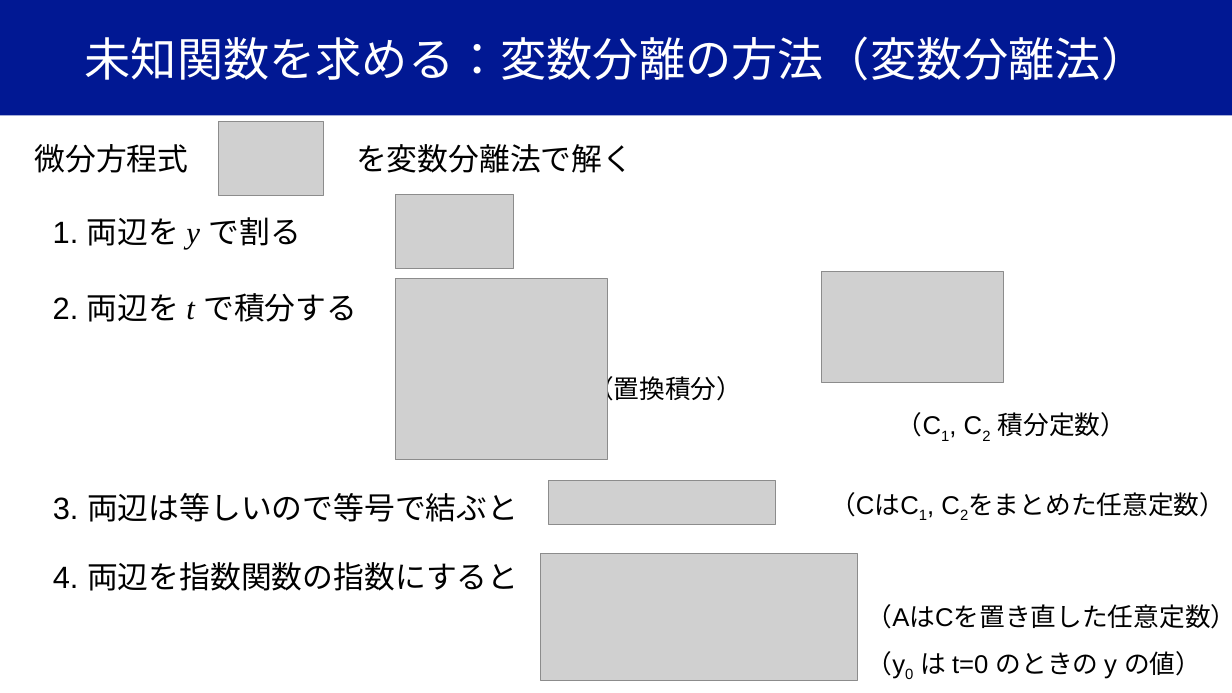
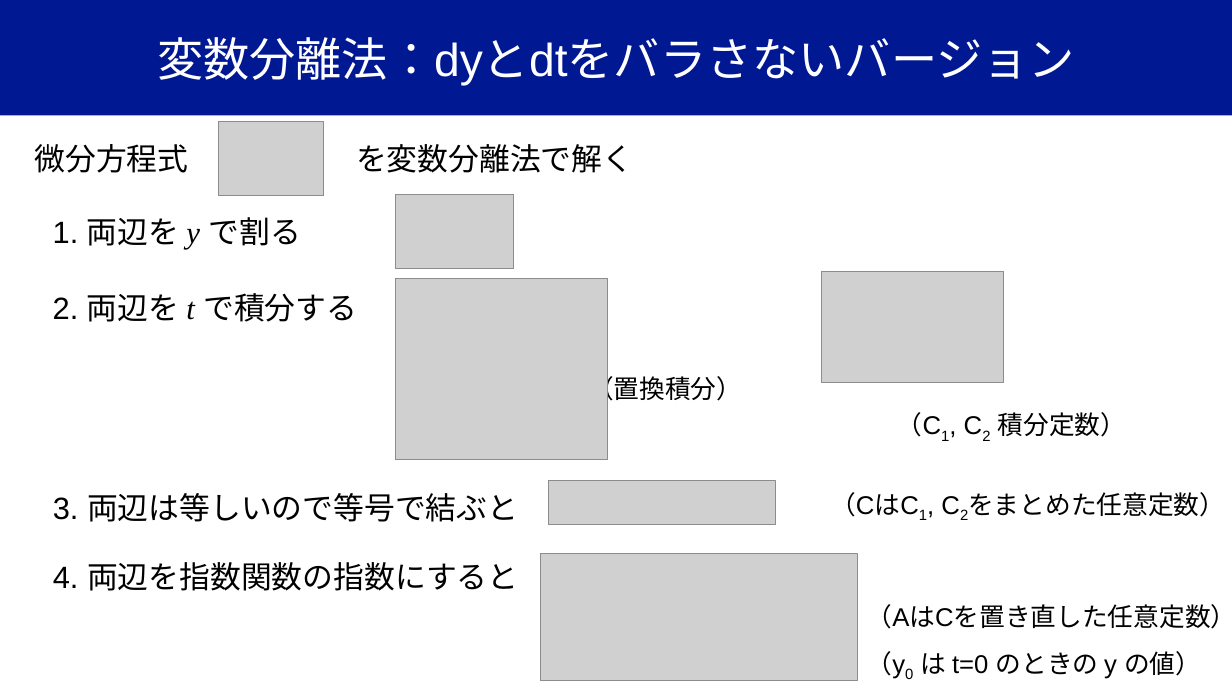
Before and after one commit to YugiLab/Lectures, a slide deck: slide 26 of DS2_2026/Day1/yugi_lecture1_ode.pptx (slide 15 before the commit). Drawn at 1232x693 pixels with LibreOffice and Linux fonts; fonts in the diff are those of the drawing; grey boxes stand for pictures. Boxes give left, top, right and bottom in pixels: in the first picture for what was removed or moved away, otherwise in the second. Text is boxed around its words. In the diff, an @@ line names an element or a change of style, - is before the commit and + after.

```diff
--- a/DS2_2026/Day1/yugi_lecture1_ode.pptx
+++ b/DS2_2026/Day1/yugi_lecture1_ode.pptx
@@ title at [157, 37, 1075, 86]: text changed @@
-未知関数を求める：変数分離の方法（変数分離法）
+変数分離法：dyとdtをバラさないバージョン
```
Also in this commit, not shown: 8 other slides changed, 4 slides added, 2 slides removed, 2 other files.
